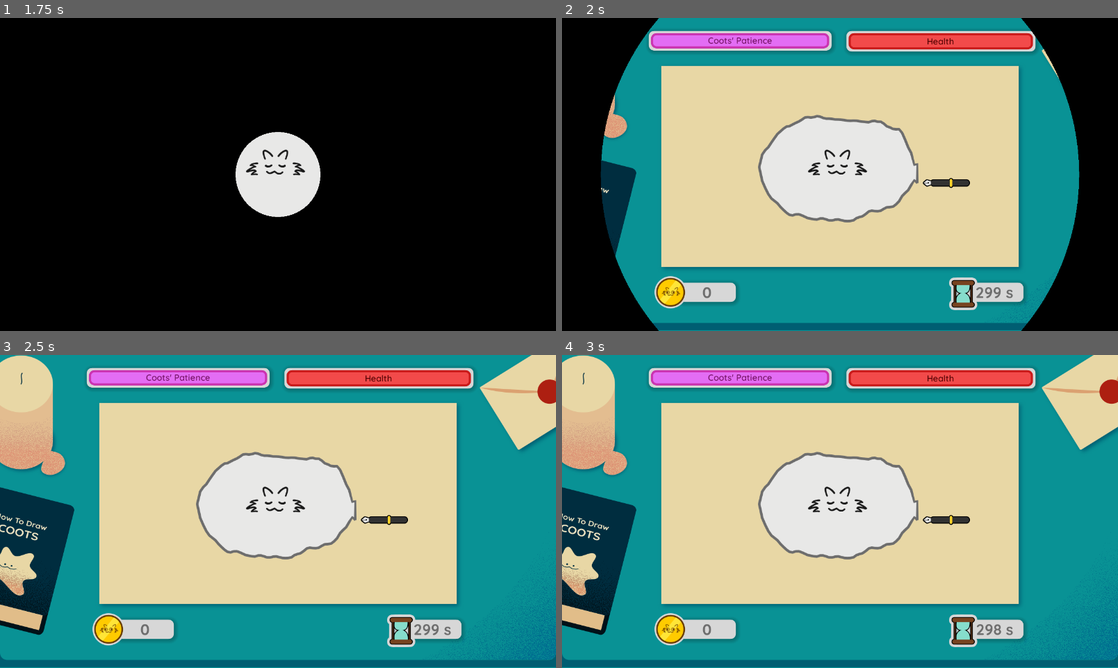
Above: before the commit, frames 1-4 (two rows, left to right).
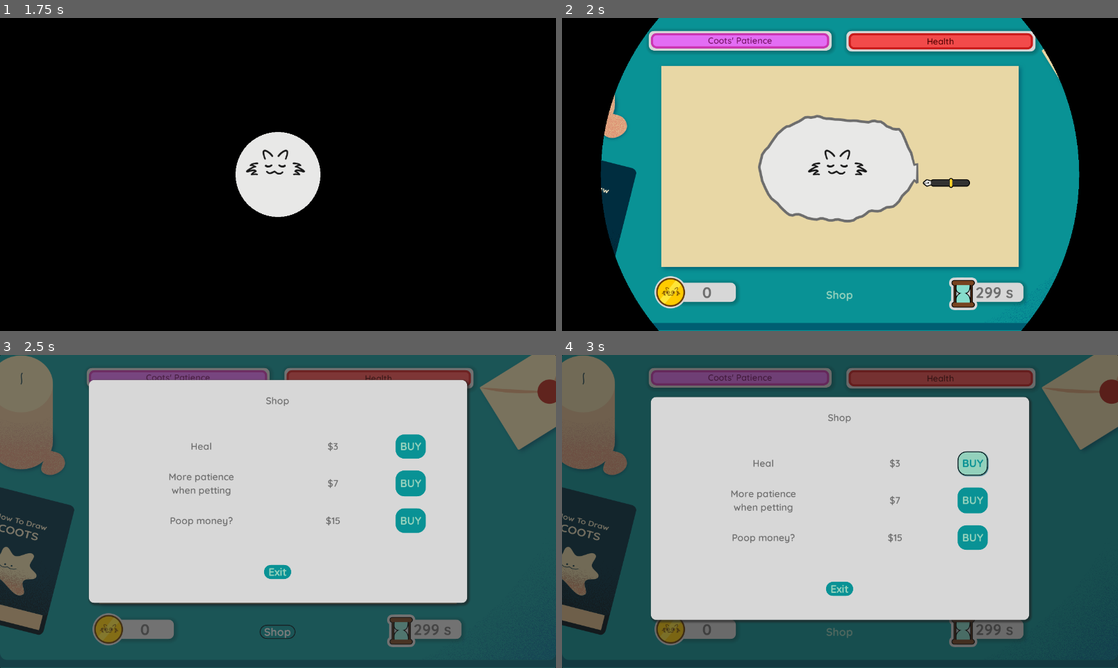
Above: after the commit, the same moments.

Repository: RechieKho/draw-the-coots
Game: Godot game, scene res://scenes/main-menu/main-menu.tscn
Two runs of this game, one before a commit and one after it. Both use one fixed random seed, a clock stepped at 60 frames per second and the inputs below.
Inputs (mouse positions are in pixels of both pictures, inside the frame that each line leads up to):
- Up to frame 1 (1.75 s): click "Play" at 0.5 s; click "Play" at 1.25 s
- Up to frame 2 (2 s): no input
- Up to frame 3 (2.5 s): click (278, 630) at 2 s, where only the run after the commit has a clickable "Shop"
- Up to frame 4 (3 s): click (973, 464) at 2.75 s, where only the run after the commit has a clickable "BUY"

Frame 1 is identical in both runs. In frame 2, less than 0.1% of the frame differs, in the area x 47-53%, y 87-91%; in frame 3, 89%; in frame 4, 90%, in the area x 0-100%, y 0-100%.

Commit message:
Add shop.

Diff:
--- a/prefabs/coots/coots.gd
+++ b/prefabs/coots/coots.gd
@@ -13,7 +13,7 @@
 export(float, 1, 100) var complexity := 80
 export(float, 1, 100) var max_patience := 100
 export(float, 1, 100) var patience_reduce_rate := 10 # per seconds
-export(float, 1, 100) var patience_increase_rate := 10 # per call
+export(float, 1, 100) var patience_increase_rate := 10 # per seconds
 
 onready var shape_gen := CootsShapeGenerator.new()
 onready var collision_polygon := $CollisionPolygon2D
--- a/prefabs/poop/poop.gd
+++ b/prefabs/poop/poop.gd
@@ -1,5 +1,6 @@
 extends Area2D
 
+signal on_poop_destroyed
 
 export(float, 0, 100) var annoyance := 5.0
 
@@ -52,6 +53,8 @@
 	tweener.stop()
 	set_deferred("monitoring", false)
 	animation_player.play("DEAD" if not ascend else "ASCEND")
-	if not ascend: $CPUParticles2D.restart()
+	if not ascend:
+		$CPUParticles2D.restart()
+		emit_signal("on_poop_destroyed")
 	yield(get_tree().create_timer(2), "timeout")
 	queue_free()
--- a/scenes/drawing-stage/drawing-stage.gd
+++ b/scenes/drawing-stage/drawing-stage.gd
@@ -3,6 +3,7 @@
 
 export(Color) var pen_color := Color.black
 export(float, 0, 600) var difficulty_increment_duration := 230
+export(int, 0, 10) var poop_value := 0
 
 onready var coots := $Coots
 onready var pen := $Pen
@@ -68,3 +69,14 @@
 func add_stroke_point(point):
 	points.append(point)
 	update()
+
+func use_money(amount):
+	if money < amount: return false
+	money -= amount
+	money_counter.text = "${0}".format([money])
+	return true
+
+func on_poop_destroyed():
+	if poop_value != 0: $MoneySound.play()
+	money += poop_value
+	money_counter.text = "${0}".format([money])
--- a/scenes/drawing-stage/drawing-stage.tscn
+++ b/scenes/drawing-stage/drawing-stage.tscn
@@ -20,6 +20,8 @@
 [ext_resource path="res://assets/graphics/timer/timer.png" type="Texture" id=18]
 [ext_resource path="res://assets/audio/select_006.ogg" type="AudioStream" id=19]
 [ext_resource path="res://assets/audio/handleCoins.ogg" type="AudioStream" id=20]
+[ext_resource path="res://scenes/drawing-stage/shop.gd" type="Script" id=21]
+[ext_resource path="res://assets/audio/error_004.ogg" type="AudioStream" id=22]
 
 [sub_resource type="DynamicFont" id=20]
 size = 60
@@ -174,9 +176,11 @@
 texture = ExtResource( 7 )
 
 [node name="UI" type="CanvasLayer" parent="."]
+pause_mode = 2
 layer = 0
 
 [node name="Bitten" type="ColorRect" parent="UI"]
+visible = false
 anchor_right = 1.0
 anchor_bottom = 1.0
 color = Color( 0.196078, 0.196078, 0.196078, 0.658824 )
@@ -328,6 +332,7 @@
 script = ExtResource( 13 )
 
 [node name="DrawingTimer" type="Timer" parent="UI/TimeLeftCounter"]
+pause_mode = 1
 process_mode = 0
 wait_time = 300.0
 one_shot = true
@@ -522,6 +527,222 @@
 stream = ExtResource( 19 )
 bus = "FX"
 
+[node name="ShopButton" type="Button" parent="UI"]
+anchor_left = 0.5
+anchor_top = 1.0
+anchor_right = 0.5
+anchor_bottom = 1.0
+margin_left = -32.0
+margin_top = -99.0
+margin_right = 30.0
+margin_bottom = -67.0
+theme = ExtResource( 17 )
+text = "Shop"
+
+[node name="Shop" type="ColorRect" parent="UI"]
+visible = false
+anchor_right = 1.0
+anchor_bottom = 1.0
+mouse_filter = 2
+color = Color( 0.12549, 0.12549, 0.12549, 0.596078 )
+script = ExtResource( 21 )
+__meta__ = {
+"_edit_group_": true,
+"_edit_lock_": true
+}
+
+[node name="Panel" type="Panel" parent="UI/Shop"]
+anchor_right = 1.0
+anchor_bottom = 1.0
+margin_left = 205.0
+margin_top = 97.0
+margin_right = -205.0
+margin_bottom = -111.0
+theme = ExtResource( 17 )
+
+[node name="Title" type="Label" parent="UI/Shop/Panel"]
+anchor_left = 0.167
+anchor_top = 0.05
+anchor_right = 0.833
+anchor_bottom = 0.133
+margin_left = -0.274002
+margin_top = 0.1
+margin_right = 0.273926
+margin_bottom = -0.234001
+text = "Shop"
+align = 1
+valign = 1
+
+[node name="Content" type="VBoxContainer" parent="UI/Shop/Panel"]
+anchor_left = 0.121
+anchor_top = 0.221
+anchor_right = 0.879
+anchor_bottom = 0.711
+margin_left = -0.269997
+margin_top = -0.152
+margin_right = 0.27002
+margin_bottom = -0.0320129
+
+[node name="Bandage" type="MarginContainer" parent="UI/Shop/Panel/Content"]
+margin_right = 660.0
+margin_bottom = 80.0
+size_flags_vertical = 3
+custom_constants/margin_top = 12
+custom_constants/margin_bottom = 12
+
+[node name="Items" type="HBoxContainer" parent="UI/Shop/Panel/Content/Bandage"]
+margin_top = 12.0
+margin_right = 660.0
+margin_bottom = 68.0
+size_flags_vertical = 3
+
+[node name="Logo" type="TextureRect" parent="UI/Shop/Panel/Content/Bandage/Items"]
+margin_bottom = 56.0
+
+[node name="Description" type="Label" parent="UI/Shop/Panel/Content/Bandage/Items"]
+margin_left = 4.0
+margin_right = 303.0
+margin_bottom = 56.0
+size_flags_horizontal = 3
+size_flags_vertical = 7
+text = "Heal"
+align = 1
+valign = 1
+
+[node name="Cost" type="Label" parent="UI/Shop/Panel/Content/Bandage/Items"]
+margin_left = 307.0
+margin_right = 607.0
+margin_bottom = 56.0
+size_flags_horizontal = 3
+size_flags_vertical = 7
+text = "3"
+align = 1
+valign = 1
+
+[node name="BuyButton" type="Button" parent="UI/Shop/Panel/Content/Bandage/Items"]
+margin_left = 611.0
+margin_right = 660.0
+margin_bottom = 56.0
+text = "BUY"
+
+[node name="Patience" type="MarginContainer" parent="UI/Shop/Panel/Content"]
+margin_top = 84.0
+margin_right = 660.0
+margin_bottom = 167.0
+size_flags_vertical = 3
+custom_constants/margin_top = 12
+custom_constants/margin_bottom = 12
+
+[node name="Items" type="HBoxContainer" parent="UI/Shop/Panel/Content/Patience"]
+margin_top = 12.0
+margin_right = 660.0
+margin_bottom = 71.0
+size_flags_vertical = 3
+
+[node name="Logo" type="TextureRect" parent="UI/Shop/Panel/Content/Patience/Items"]
+margin_bottom = 59.0
+
+[node name="Description" type="Label" parent="UI/Shop/Panel/Content/Patience/Items"]
+margin_left = 4.0
+margin_right = 303.0
+margin_bottom = 59.0
+size_flags_horizontal = 3
+size_flags_vertical = 7
+text = "More patience
+when petting"
+align = 1
+valign = 1
+
+[node name="Cost" type="Label" parent="UI/Shop/Panel/Content/Patience/Items"]
+margin_left = 307.0
+margin_right = 607.0
+margin_bottom = 59.0
+size_flags_horizontal = 3
+size_flags_vertical = 7
+text = "7"
+align = 1
+valign = 1
+
+[node name="BuyButton" type="Button" parent="UI/Shop/Panel/Content/Patience/Items"]
+margin_left = 611.0
+margin_right = 660.0
+margin_bottom = 59.0
+text = "BUY"
+
+[node name="PoopMoney" type="MarginContainer" parent="UI/Shop/Panel/Content"]
+margin_top = 171.0
+margin_right = 660.0
+margin_bottom = 251.0
+size_flags_vertical = 3
+custom_constants/margin_top = 12
+custom_constants/margin_bottom = 12
+
+[node name="Items" type="HBoxContainer" parent="UI/Shop/Panel/Content/PoopMoney"]
+margin_top = 12.0
+margin_right = 660.0
+margin_bottom = 68.0
+size_flags_vertical = 3
+
+[node name="Logo" type="TextureRect" parent="UI/Shop/Panel/Content/PoopMoney/Items"]
+margin_bottom = 56.0
+
+[node name="Description" type="Label" parent="UI/Shop/Panel/Content/PoopMoney/Items"]
+margin_left = 4.0
+margin_right = 303.0
+margin_bottom = 56.0
+size_flags_horizontal = 3
+size_flags_vertical = 7
+text = "Poop money?"
+align = 1
+valign = 1
+
+[node name="Cost" type="Label" parent="UI/Shop/Panel/Content/PoopMoney/Items"]
+margin_left = 307.0
+margin_right = 607.0
+margin_bottom = 56.0
+size_flags_horizontal = 3
+size_flags_vertical = 7
+text = "15"
+align = 1
+valign = 1
+
+[node name="BuyButton" type="Button" parent="UI/Shop/Panel/Content/PoopMoney/Items"]
+margin_left = 611.0
+margin_right = 660.0
+margin_bottom = 56.0
+text = "BUY"
+
+[node name="Buttons" type="HBoxContainer" parent="UI/Shop/Panel"]
+anchor_left = 0.167
+anchor_top = 0.799
+anchor_right = 0.833
+anchor_bottom = 0.926
+margin_left = -0.274002
+margin_top = 0.0979919
+margin_right = 0.273926
+margin_bottom = -0.148041
+__meta__ = {
+"_edit_group_": true
+}
+
+[node name="ExitButton" type="Button" parent="UI/Shop/Panel/Buttons"]
+margin_left = 268.0
+margin_top = 16.0
+margin_right = 310.0
+margin_bottom = 48.0
+rect_pivot_offset = Vector2( 35, 0 )
+size_flags_horizontal = 6
+size_flags_vertical = 6
+text = "Exit"
+
+[node name="ButtonSound" type="AudioStreamPlayer" parent="UI/Shop"]
+stream = ExtResource( 19 )
+bus = "FX"
+
+[node name="ErrorSound" type="AudioStreamPlayer" parent="UI/Shop"]
+stream = ExtResource( 22 )
+bus = "FX"
+
 [node name="Markings" type="CanvasLayer" parent="."]
 layer = 0
 visible = false
@@ -594,6 +815,11 @@
 [connection signal="timeout" from="UI/TimeLeftCounter/DrawingTimer" to="SpawnTimer" method="stop"]
 [connection signal="button_up" from="UI/Result/Panel/Buttons/RedrawButton" to="UI/Result" method="_on_RedrawButton_button_up"]
 [connection signal="button_up" from="UI/Result/Panel/Buttons/ExitButton" to="UI/Result" method="_on_ExitButton_button_up"]
+[connection signal="button_up" from="UI/ShopButton" to="UI/Shop" method="show_shop"]
+[connection signal="button_up" from="UI/Shop/Panel/Content/Bandage/Items/BuyButton" to="UI/Shop" method="buy_bandage"]
+[connection signal="button_up" from="UI/Shop/Panel/Content/Patience/Items/BuyButton" to="UI/Shop" method="buy_patience"]
+[connection signal="button_up" from="UI/Shop/Panel/Content/PoopMoney/Items/BuyButton" to="UI/Shop" method="buy_poop"]
+[connection signal="button_up" from="UI/Shop/Panel/Buttons/ExitButton" to="UI/Shop" method="hide_shop"]
 [connection signal="area_exited" from="PenDetectors/AwayDetector" to="." method="_on_AwayDetector_area_exited"]
 [connection signal="area_entered" from="PenDetectors/ReturnDetector" to="." method="_on_ReturnDetector_area_entered"]
 [connection signal="on_lost_control" from="Coots" to="UI/Bitten" method="set_biting" binds= [ true ]]
--- a/scenes/drawing-stage/health-bar.gd
+++ b/scenes/drawing-stage/health-bar.gd
@@ -5,3 +5,5 @@
 	value -= amount
 	if value == 0:
 		GFX.change_scene("res://scenes/dead/dead.tscn")
+
+func increase_health(amount): value += amount
--- a/scenes/drawing-stage/poop-spawner.gd
+++ b/scenes/drawing-stage/poop-spawner.gd
@@ -15,6 +15,7 @@
 	var spider_resource := preload("res://prefabs/poop/poop.tscn")
 	var spider := spider_resource.instance() as Node2D
 	get_tree().current_scene.add_child(spider)
+	spider.connect("on_poop_destroyed", get_tree().current_scene, "on_poop_destroyed")
 	spider.global_position = Vector2(
 		rand_range(global_position.x - rectangle.extents.x, global_position.x + rectangle.extents.x),
 		rand_range(global_position.y - rectangle.extents.y, global_position.y + rectangle.extents.y)
--- /dev/null
+++ b/scenes/drawing-stage/shop.gd
@@ -0,0 +1,72 @@
+extends ColorRect
+
+
+export(float, 0, 2) var tween_duration := 0.5
+export(NodePath) var money_manager_path := @"../../"
+export(NodePath) var health_path := @"../ProgressBars/HealthBar"
+export(NodePath) var coots_path := @"../../Coots"
+
+export(int, 1, 20) var bandage_cost := 3
+export(int, 1, 20) var patience_cost := 7
+export(int, 1, 20) var poop_cost := 15
+
+onready var dim_color := color
+onready var panel := $Panel as Panel
+onready var bandage_cost_label := $Panel/Content/Bandage/Items/Cost
+onready var patience_cost_label := $Panel/Content/Patience/Items/Cost
+onready var poop_cost_label := $Panel/Content/PoopMoney/Items/Cost
+onready var panel_original_rect_position := panel.rect_position
+onready var panel_hiding_position = Vector2(panel.rect_position.x, -1000)
+onready var money_manager = get_node(money_manager_path)
+onready var health = get_node(health_path)
+onready var coots = get_node(coots_path)
+onready var error_audio_player := $ErrorSound
+onready var button_audio_player := $ButtonSound
+
+func _ready():
+	visible = true # I might turn off in the editor
+	color = Color.transparent
+	panel.rect_position = panel_hiding_position
+	bandage_cost_label.text = "${0}".format([bandage_cost])
+	patience_cost_label.text = "${0}".format([patience_cost])
+	poop_cost_label.text = "${0}".format([poop_cost])
+
+func show_shop():
+	mouse_filter = MOUSE_FILTER_STOP
+	get_tree().paused = true
+	var tweener := create_tween() \
+		.set_parallel(false) \
+		.set_ease(Tween.EASE_IN_OUT) \
+		.set_trans(Tween.TRANS_QUAD)
+	tweener.tween_property(self, "color", dim_color, tween_duration)
+	tweener.parallel().tween_property(panel, "rect_position", panel_original_rect_position, tween_duration)
+
+func hide_shop():
+	mouse_filter = MOUSE_FILTER_IGNORE
+	get_tree().paused = false
+	var tweener := create_tween() \
+		.set_parallel(false) \
+		.set_ease(Tween.EASE_IN_OUT) \
+		.set_trans(Tween.TRANS_QUAD)
+	tweener.tween_property(self, "color", Color.transparent, tween_duration)
+	tweener.parallel().tween_property(panel, "rect_position", panel_hiding_position, tween_duration)
+	button_audio_player.play()
+
+
+func buy_bandage():
+	if money_manager.use_money(bandage_cost):
+		health.increase_health(10)
+		button_audio_player.play()
+	else : error_audio_player.play()
+
+func buy_patience():
+	if money_manager.use_money(patience_cost):
+		coots.patience_increase_rate += 10
+		button_audio_player.play()
+	else : error_audio_player.play()
+
+func buy_poop():
+	if money_manager.use_money(poop_cost):
+		money_manager.poop_value += 2
+		button_audio_player.play()
+	else : error_audio_player.play()
Not shown, added: assets/audio/error_004.ogg.import
Not shown: 1 places in scenes/drawing-stage/drawing-stage.tscn that only renumber resources
Not shown, added: assets/audio/error_004.ogg
